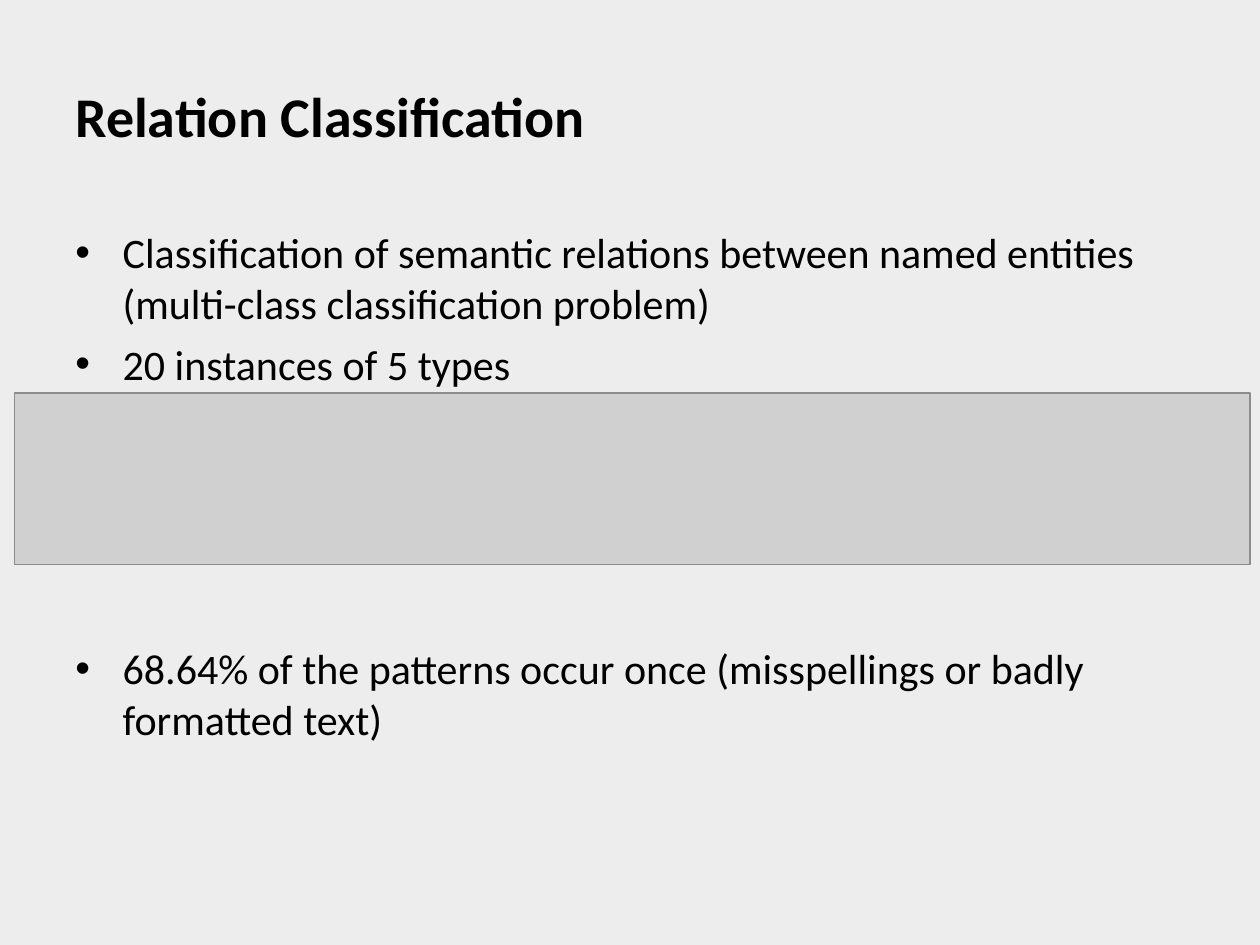
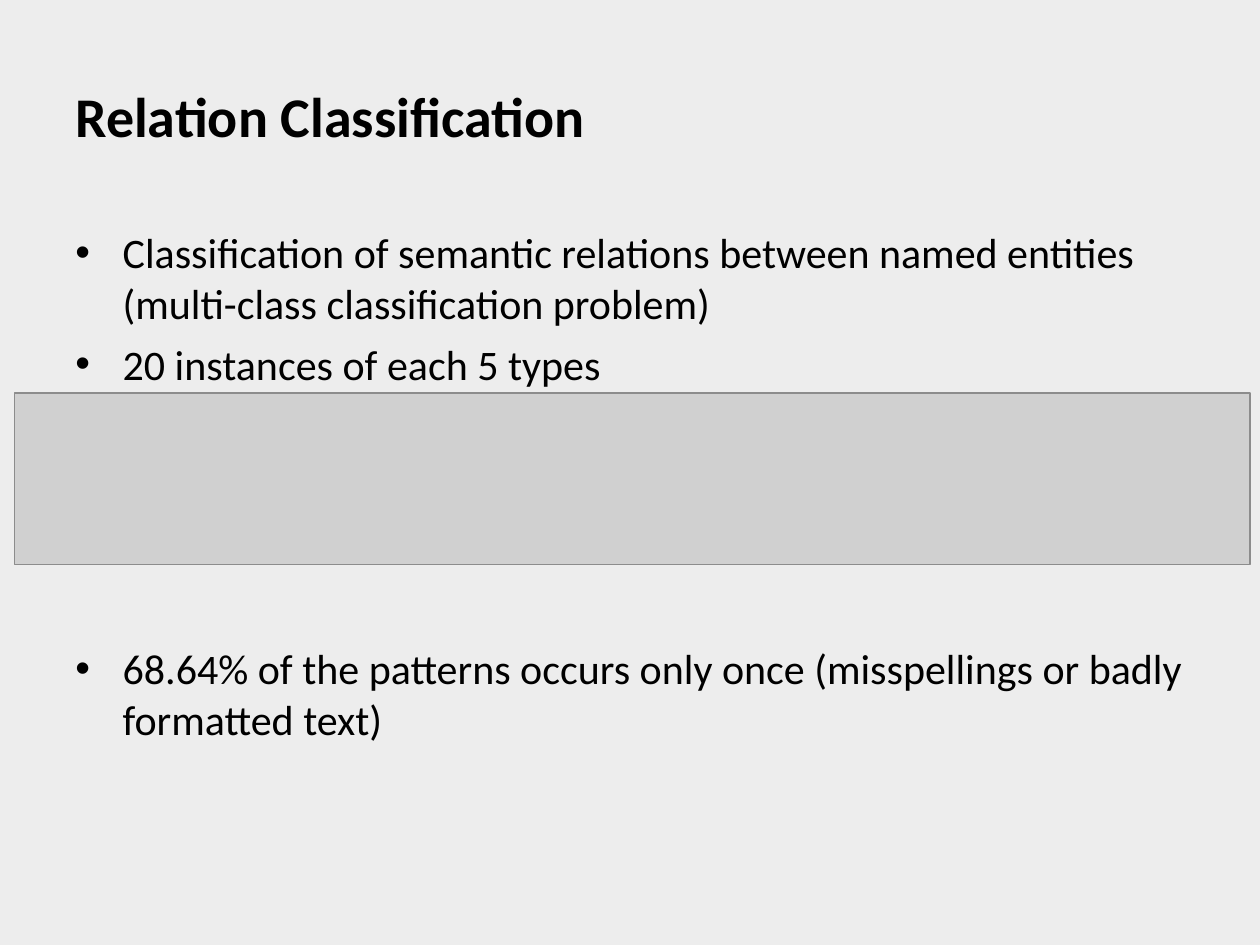
Before and after one commit to henriquekano/horie-dev, a slide deck: slide 17 of 2009.2 ウェブ工学/Relational Similarity.ppt. Drawn at 1260x945 pixels with LibreOffice and Linux fonts; fonts in the diff are those of the drawing; grey boxes stand for pictures; background and template pictures are left out. Boxes give left, top, right and bottom in pixels: in the first picture for what was removed or moved away, otherwise in the second. Text is boxed around its words. In the diff, an @@ line names an element or a change of style, - is before the commit and + after.

```diff
--- a/2009.2 ウェブ工学/Relational Similarity.ppt
+++ b/2009.2 ウェブ工学/Relational Similarity.ppt
@@ text at (x1=123, y1=350, x2=1182, y2=741): text changed @@
-• 20 instances of 5 types
-• 68.64% of the patterns occur once (misspellings or badly formatted text)
+• 20 instances of each 5 types
+• 68.64% of the patterns occurs only once (misspellings or badly formatted text)
```
Also in this commit, not shown: 10 other slides changed.
